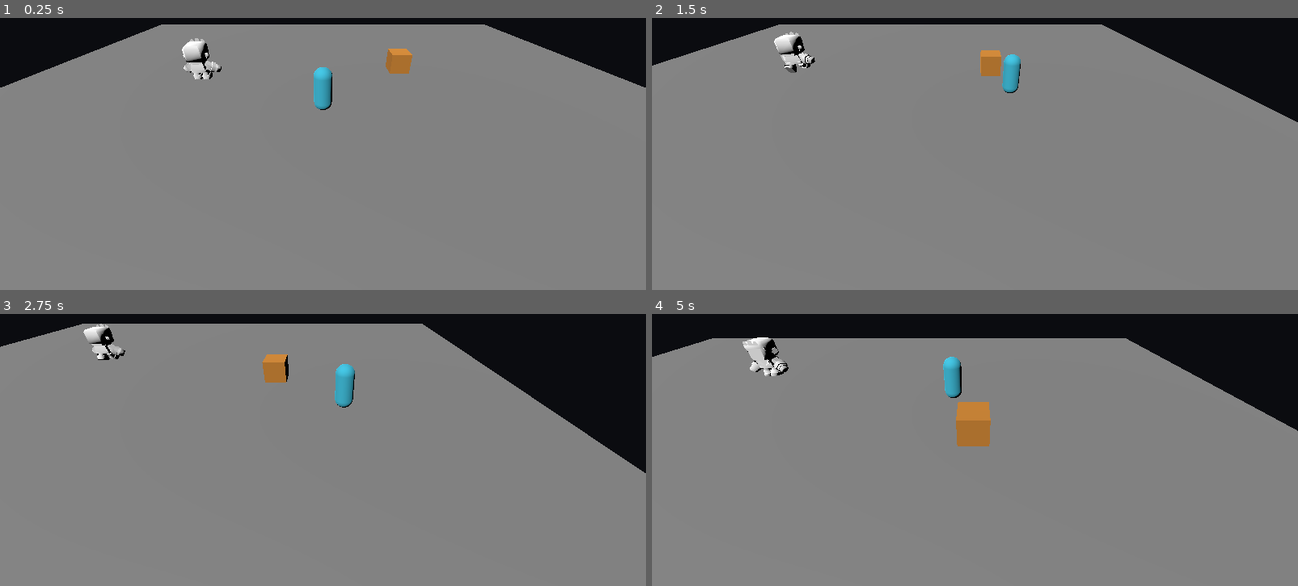
Above: before the commit, frames 1-4 (two rows, left to right).
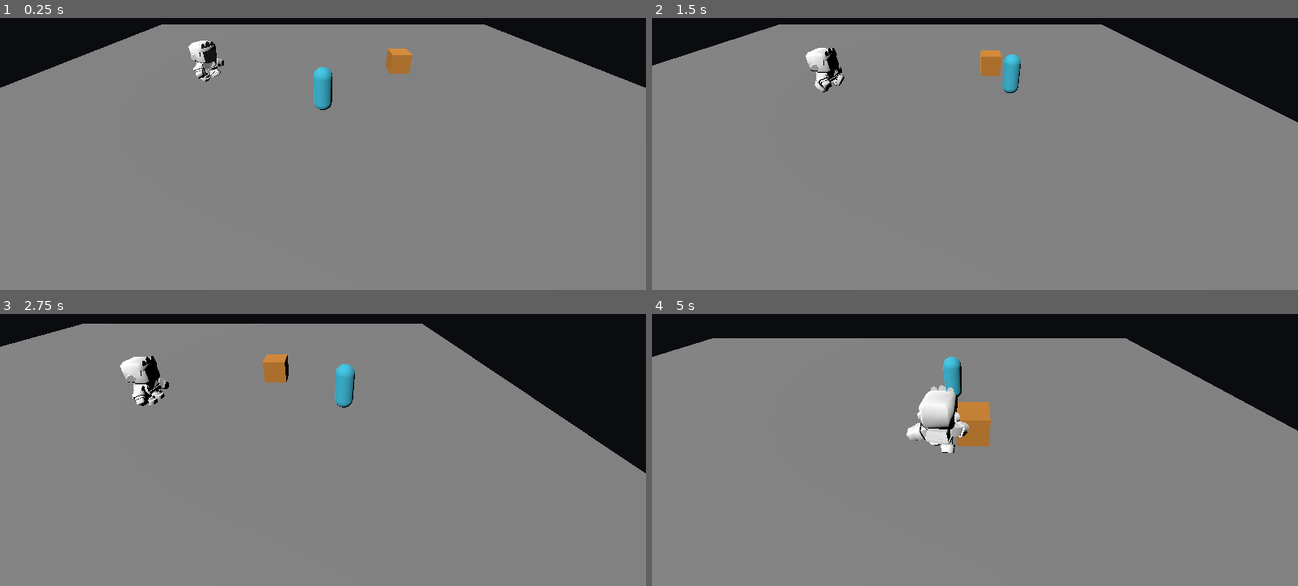
Above: after the commit, the same moments.

Repository: gabrielagudelo777-max/el-inquieto-videojuego
Game: Godot game, scene res://main.tscn
The game is run twice, just before and just after one commit, with the same random seed, the same clock (stepped at 60 frames per second) and the same inputs.
Inputs (mouse positions are in pixels of both pictures, inside the frame that each line leads up to):
- Up to frame 1 (0.25 s): no input
- Up to frame 2 (1.5 s): move the mouse to (1117, 91) at 0.52 s; hold D (move_right) 0.53-1.28 s; hold Ctrl (correr) 0.53-1.28 s; move the mouse to (845, 126) at 1.27 s; hold S (move_down) from 1.28 s (still down); tap Shift (dash) at 1.35 s
- Up to frame 3 (2.75 s): move the mouse to (387, 324) at 2.02 s; release S (move_down) at 2.03 s; hold D (move_right) from 2.03 s (still down); tap J (disparar) at 2.1 s
- Up to frame 4 (5 s): move the mouse to (942, 477) at 2.77 s; release D (move_right) at 2.78 s; hold W (move_up) 2.78-3.53 s; tap E (interactuar) at 2.85 s; move the mouse to (1168, 458) at 3.52 s; hold Ctrl (correr) 3.53-4.28 s; hold A (move_left) from 3.53 s (still down); move the mouse to (781, 349) at 4.27 s; tap Shift (dash) at 4.35 s

The runs differ from the first frame. In frame 1, 0.6% of the frame differs, in the area x 28-35%, y 7-24%; in frame 2, 1.0%; in frame 3, 1.2%; in frame 4, 1.9%, in the area x 14-50%, y 8-52%.

Commit message:
T9 N3 - Tarea A - ataca y busca

Diff:
--- a/guardia.gd
+++ b/guardia.gd
@@ -1,10 +1,13 @@
 extends CharacterBody3D
 
-enum Estado { PATRULLAR, ESPERAR, PERSEGUIR }
+enum Estado { PATRULLAR, ESPERAR, PERSEGUIR, ATACAR, BUSCAR }
 
 @export var rapidez: float = 2.0
 @export var espera: float = 1.0
-@export var rango_vision: float = 4.0
+@export var rango_vision: float = 7.0
+@export var rango_ataque: float = 1.2
+@export var rango_perder: float = 10.0
+@export var tiempo_busqueda: float = 3.0
 @export var vida: int = 100
 @export var ruta: Array[Vector3] = [
 	Vector3.ZERO,
@@ -16,6 +19,8 @@
 var indice: int = 0
 var reloj: float = 0.0
 var jugador: Node3D
+var ultimo_visto: Vector3 = Vector3.ZERO
+var busca: float = 0.0
 
 @onready var anim: AnimationPlayer = $Modelo/AnimationPlayer
 @onready var vision: RayCast3D = $Vision
@@ -37,6 +42,7 @@
 		velocity.y = 0.0
 
 	reloj = maxf(reloj - delta, 0.0)
+	busca = maxf(busca - delta, 0.0)
 
 	if jugador == null:
 		frenar()
@@ -45,6 +51,9 @@
 
 	var distancia: float = distancia_a(jugador.global_position)
 	var lo_ve: bool = _lo_ve()
+
+	if lo_ve:
+		ultimo_visto = jugador.global_position
 
 	var nuevo_estado: Estado = decidir(distancia, lo_ve)
 	if nuevo_estado != estado:
@@ -60,13 +69,32 @@
 			frenar()
 		Estado.PERSEGUIR:
 			ir_a(jugador.global_position)
+		Estado.ATACAR:
+			velocity.x = 0.0
+			velocity.z = 0.0
+			_reproducir("attack-melee-right")
+		Estado.BUSCAR:
+			if distancia_a(ultimo_visto) > 0.1:
+				ir_a(ultimo_visto)
+			else:
+				frenar()
 
 	move_and_slide()
 
 
 func decidir(distancia: float, lo_ve: bool) -> Estado:
-	if distancia <= rango_vision and lo_ve:
+	var alerta: bool = estado == Estado.PERSEGUIR or estado == Estado.ATACAR
+	var limite: float = rango_perder if alerta else rango_vision
+
+	if lo_ve and distancia <= rango_ataque:
+		return Estado.ATACAR
+	if lo_ve and distancia <= limite:
 		return Estado.PERSEGUIR
+	if alerta:
+		busca = tiempo_busqueda
+		return Estado.BUSCAR
+	if busca > 0.001:
+		return Estado.BUSCAR
 	if reloj > 0.001:
 		return Estado.ESPERAR
 	return Estado.PATRULLAR
